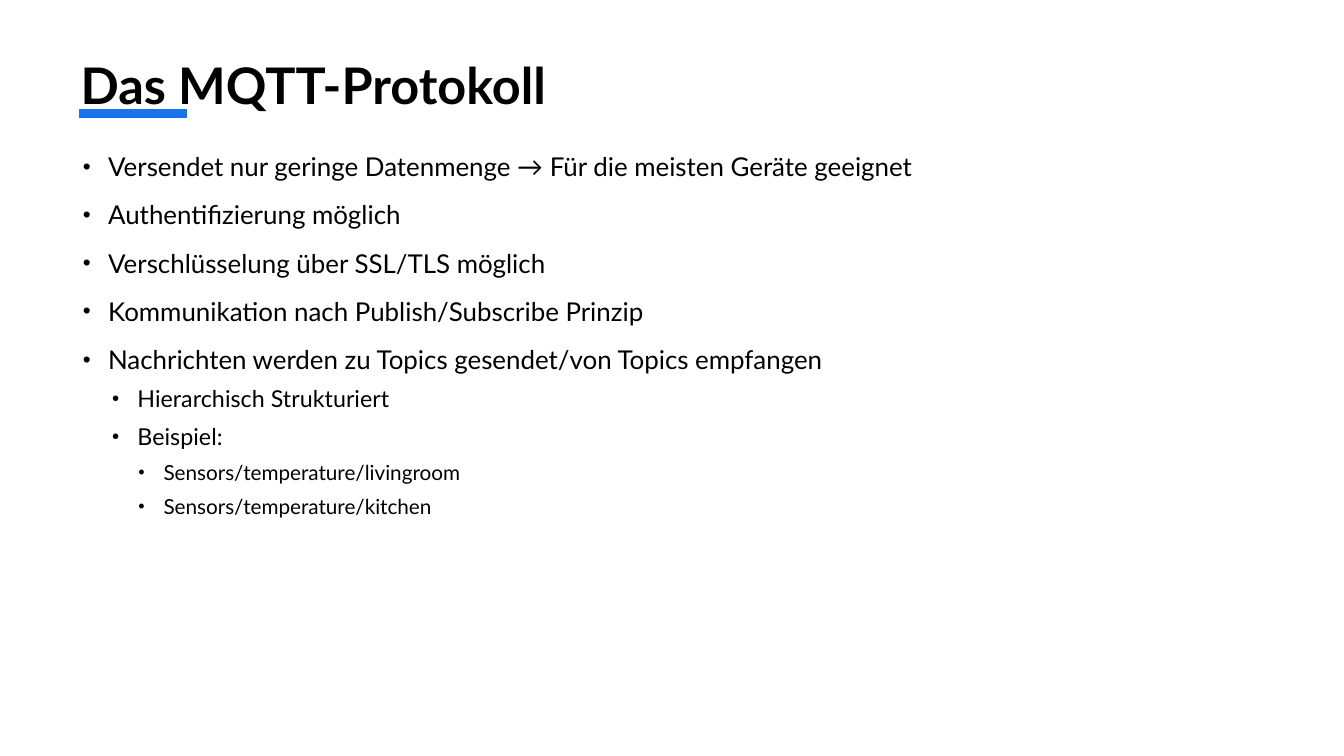
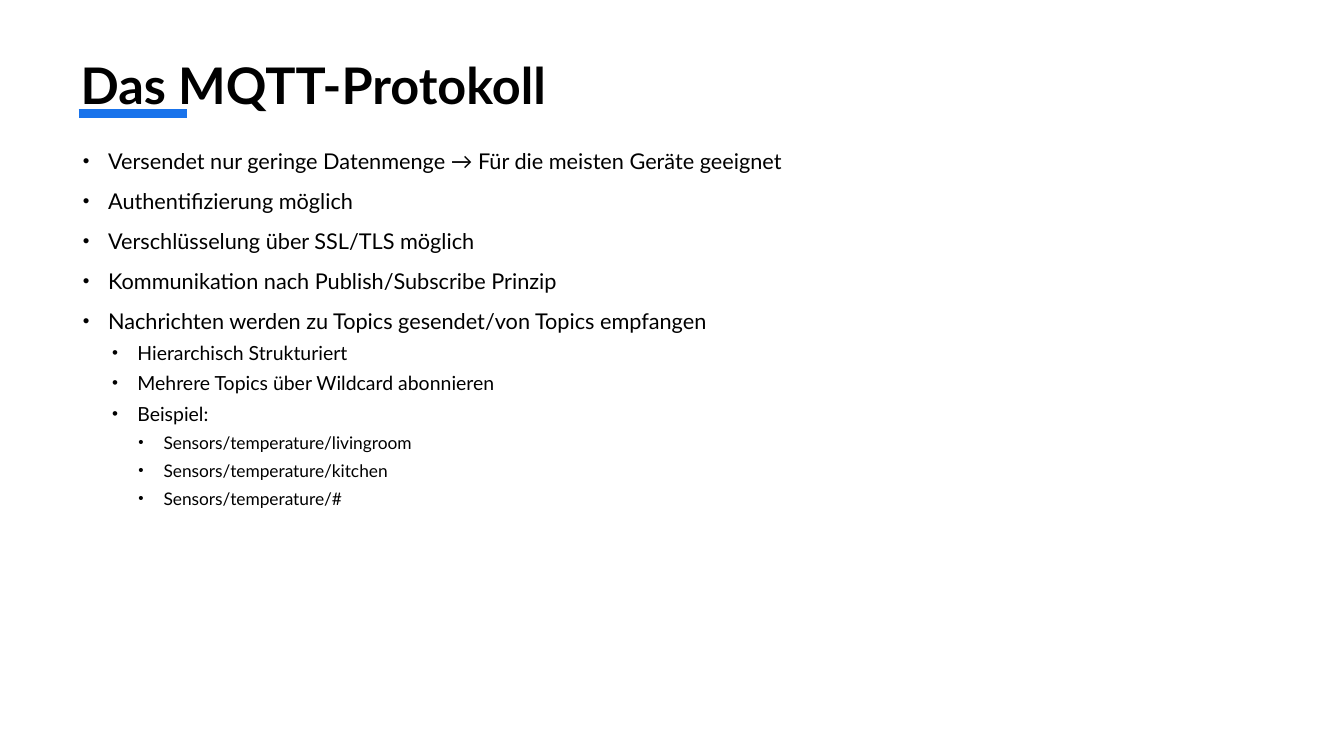
Before and after one commit to k-krauss/MQTT, a slide deck: slide 10 of Präsentation über IoT und MQTT.pptx. Drawn at 1344x756 pixels with LibreOffice and Linux fonts; fonts in the diff are those of the drawing. Boxes give left, top, right and bottom in pixels: in the first picture for what was removed or moved away, otherwise in the second. Text is boxed around its words. In the diff, an @@ line names an element or a change of style, - is before the commit and + after.

```diff
--- a/Präsentation über IoT und MQTT.pptx
+++ b/Präsentation über IoT und MQTT.pptx
@@ text at (108, 153, 782, 480): size 18.5 to 15.5 pt in "Versendet nur geringe Datenmenge → Für die ...", "Authentifizierung möglich", "Verschlüsselung über SSL/TLS möglich", "Kommunikation nach Publish/Subscribe Prinzip" and 1 more places; size 16.6 to 13.9 pt in "Hierarchisch Strukturiert", "Beispiel:"; size 14.8 to 12.4 pt in "Sensors/temperature/livingroom", "Sensors/temperature/kitchen"; line spacing 1.1 to 1 @@
@@ text at (137, 375, 494, 394): paragraph added @@
+  • Mehrere Topics über Wildcard abonnieren
@@ text at (164, 492, 342, 508): paragraph added @@
+    • Sensors/temperature/#
```
Also in this commit, not shown: 1 other slide changed.
